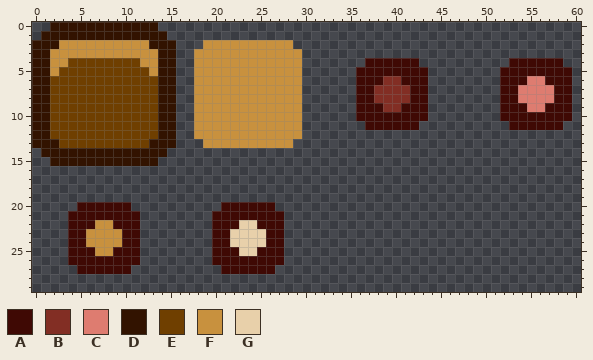
One commit to this pixel-art sprite: assets/ui/ui.png. That is the earlier state.
The file is 64x64 pixels. Shown: x 0..60, y 0..29.
Palette (. is transparent): A #3f0904  B #822e24  C #de7c70  D #321300  E #6f3f00  F #c8913e  G #e8d0aa
After:
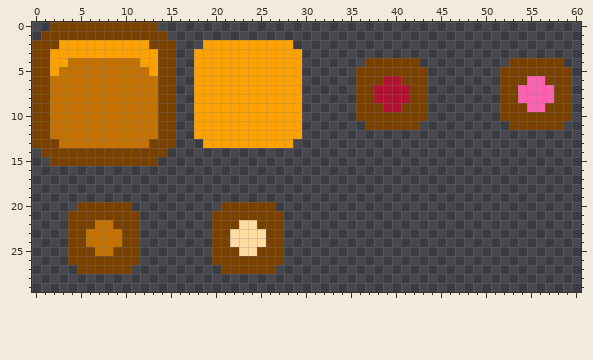
The exact change:
colour A: #3f0904 -> #794100
colour B: #822e24 -> #b21030
colour C: #de7c70 -> #ff61b2
colour E: #6f3f00 -> #c37100
colour F: #c8913e -> #ffa200
colour G: #e8d0aa -> #ffdba2
y 0: x 2..13 DDDDDDDDDDDD -> AAAAAAAAAAAA
y 1: x 1..14 DDDDDDDDDDDDDD -> AAAAAAAAAAAAAA
y 2: x 0..2 DDD -> AAA; x 13..15 DDD -> AAA
y 3..12: x 0..1 DD -> AA; x 14..15 DD -> AA
y 13: x 0..2 DDD -> AAA; x 13..15 DDD -> AAA
y 14: x 1..14 DDDDDDDDDDDDDD -> AAAAAAAAAAAAAA
y 15: x 2..13 DDDDDDDDDDDD -> AAAAAAAAAAAA
y 22: x 7..8 FF -> EE
y 23..24: x 6..9 FFFF -> EEEE
y 25: x 7..8 FF -> EE
